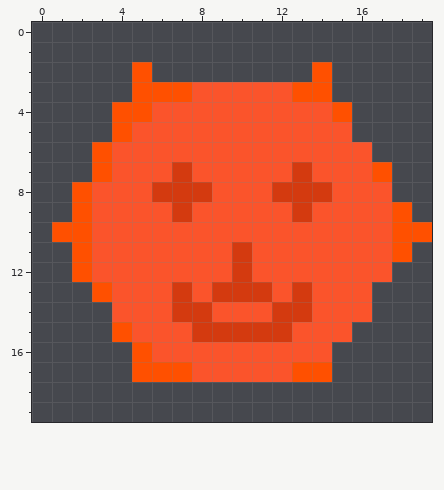
Edited in one commit: pixel-art sprite (icons/brave.png). The picture above was drawn from the file before the commit.
The file is 20x20 pixels.
The same view after the edit:
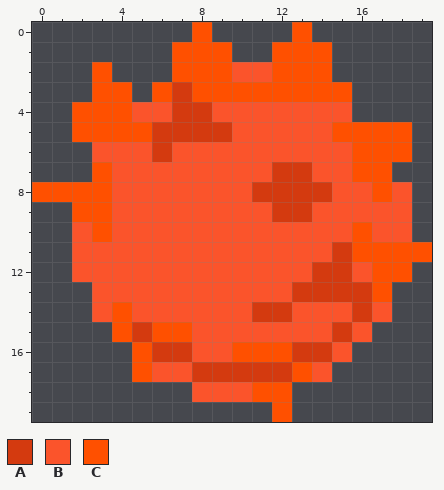
Palette (. is transparent): A #d43a0f  B #fb542b  C #ff5000
Change:
y 0: x 8 . -> C; x 13 . -> C
y 1: x 7..9 ... -> CCC; x 12..14 ... -> CCC
y 2: x 3 . -> C; x 5 C -> .; x 7..13 ....... -> CCCBBCC
y 3: x 3..5 ..C -> CC.; x 7..12 CBBBBB -> ACCCCC; x 15 . -> C
y 4: x 2..3 .. -> CC; x 5 C -> B; x 7..8 BB -> AA; x 15 C -> B
y 5: x 2..3 .. -> CC; x 5..9 BBBBB -> CAAAA; x 15..18 B... -> CCCC
y 6: x 3 C -> B; x 6 B -> A; x 16..18 B.. -> CCC
y 7: x 7 A -> B; x 12 B -> A; x 16 B -> C
y 8: x 0..1 .. -> CC; x 3 B -> C; x 6..8 AAA -> BBB; x 11 B -> A; x 17..18 B. -> CB
y 9: x 3 B -> C; x 7 A -> B; x 12 B -> A; x 18 C -> B
y 10: x 1..3 CCB -> .BC; x 16 B -> C; x 18..19 CC -> B.
y 11: x 2 C -> B; x 10 A -> B; x 15..17 BBB -> ACC; x 19 . -> C
y 12: x 2 C -> B; x 10 A -> B; x 14..15 BB -> AA; x 17..18 B. -> CC
y 13: x 3 C -> B; x 7 A -> B; x 9..11 AAA -> BBB; x 14..17 BBB. -> AAAC
y 14: x 3..4 .B -> BC; x 7..8 AA -> BB; x 11 B -> A; x 13 A -> B; x 16..17 B. -> AB
y 15: x 5..12 BBBAAAAA -> ACCBBBBB; x 15..16 B. -> AB
y 16: x 6..7 BB -> AA; x 10..15 BBBBB. -> CCCAAB
y 17: x 6..12 CCBBBBB -> BBAAAAA; x 14 C -> B
y 18: x 8..12 ..... -> BBBCC
y 19: x 12 . -> C
Pixel boxes of the changes (left, top, right, bottom) in both pictures:
changed: (32, 22, 432, 422)
